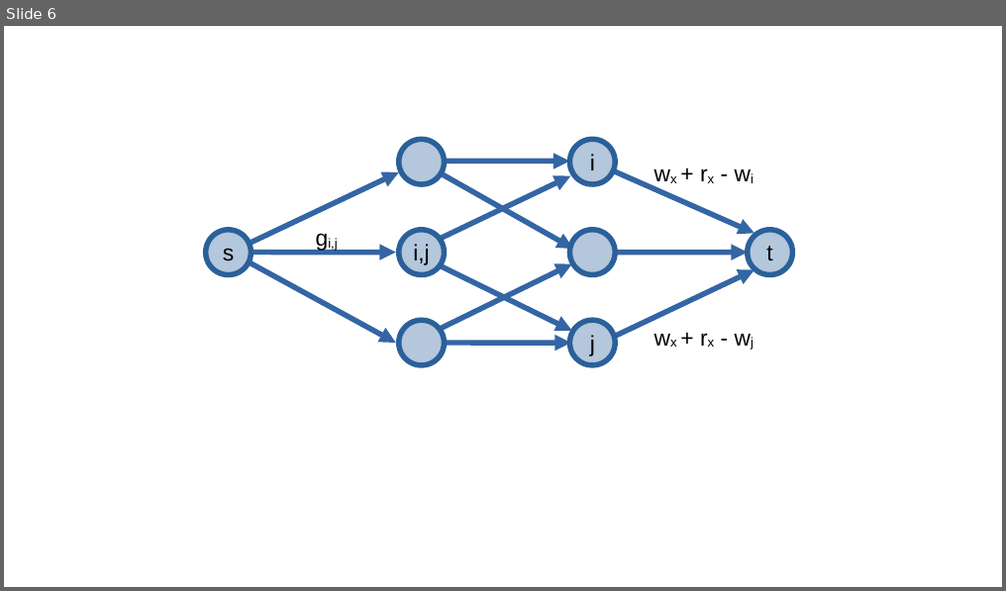
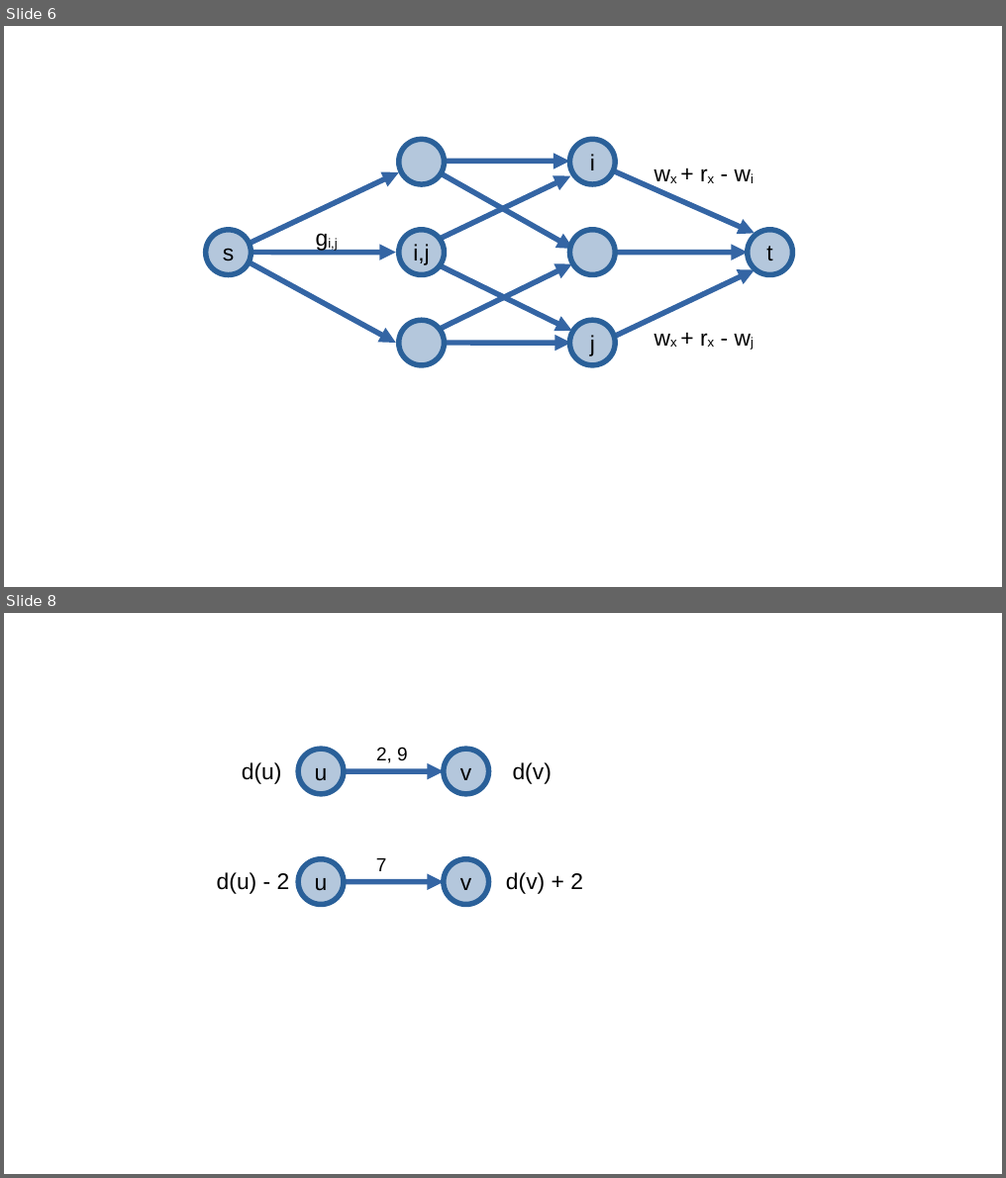
Before and after one commit to SmolLemon/SmolBook, a slide deck: visuals/Slides/flow-network-applications.odp. Shown one above the other, each under a label of ours: slide 6 before the commit, slides 6 and 8 after it; the slides between them are not shown. The pictures are 1006x591 and 1006x1178 pixels, drawn with LibreOffice and Linux fonts; fonts in the diff are those of the drawing. Boxes give left, top, right and bottom in pixels: in the first picture for what was removed or moved away, otherwise in the second. Text is boxed around its words. In the diff, an @@ line names an element or a change of style, - is before the commit and + after.

```diff
--- a/visuals/Slides/flow-network-applications.odp
+++ b/visuals/Slides/flow-network-applications.odp
@@ slide 8 added at box(4, 613, 1002, 1174), background #FFFFFF @@
@@ ellipse added at box(298, 749, 344, 794), fill #B4C7DC, outline #2A6099 4.31 pt, 18 pt, text #000000 @@
+u
@@ text added at box(376, 747, 408, 763), 15 pt, text #000000 @@
+2, 9
@@ ellipse added at box(444, 749, 488, 794), fill #B4C7DC, outline #2A6099 4.31 pt, 18 pt, text #000000 @@
+v
@@ text added at box(242, 762, 282, 784), 18 pt, text #000000 @@
+d(u)
@@ arrow added from (321, 771) to (444, 771), #3465A4 4.31 pt @@
@@ text added at box(513, 762, 551, 784), 18 pt, text #000000 @@
+d(v)
@@ text added at box(217, 872, 290, 894), 18 pt, text #000000 @@
+d(u) - 2
@@ ellipse added at box(298, 860, 344, 905), fill #B4C7DC, outline #2A6099 4.31 pt, 18 pt, text #000000 @@
+u
@@ text added at box(376, 859, 387, 871), 15 pt, text #000000 @@
+7
@@ ellipse added at box(444, 860, 488, 905), fill #B4C7DC, outline #2A6099 4.31 pt, 18 pt, text #000000 @@
+v
@@ text added at box(506, 872, 583, 894), 18 pt, text #000000 @@
+d(v) + 2
@@ arrow added from (321, 882) to (444, 882), #3465A4 4.31 pt @@
```
Also in this commit, not shown: 1 other slide added, 10 other files.
